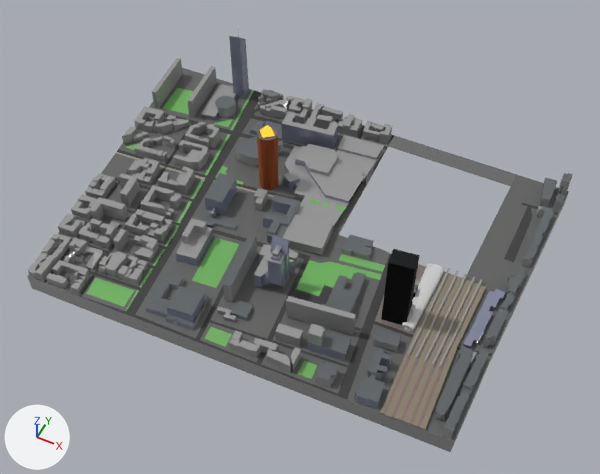
An edit to the glTF model global.glb, drawn before and after from the same camera.
One viewpoint serves both versions: a 50 mm camera at (321.0, -1282.0, 1320.0) aimed at (-197.0, -247.0, 27.0). Lighting does not change. The marker at lower left points along +X, +Y and +Z. The older version comes first. Vertices at exactly the same position are counted once.

Names of what the first picture shows: 'global'.
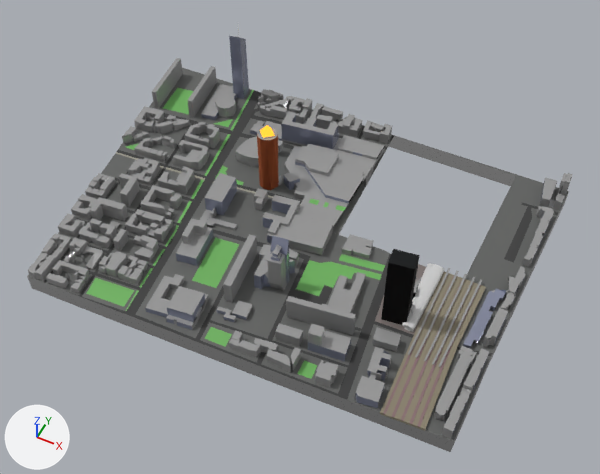
Location of each change, [x1, y1, x2, y2] in pixels of the pictures (600 x 474 px; the box of a moved part takes in the faces that stretch with it):
part 1 of me_plan_010, moved or reshaped: [52, 82, 382, 331] in both
part 2 of me_plan_010, recoloured: before [270, 283, 286, 288]; after [269, 283, 286, 290]
part 3 of me_plan_010, recoloured: [268, 257, 287, 286] in both
part 4 of me_plan_010, recoloured: [146, 96, 573, 431] in both

The change in detail:
Material 'BATIMENTS_fenetre' (mat_batiments_fenetre) is new.
Its base color is (0.363, 0.363, 0.363) (grey #a2a2a2).
Its metallic is 0.278.
Its roughness is 0.255.
me_plan_010 has 5231 vertices, 7470 faces and spans x -756.0..269.0, y -515.0..224.0, z -43.0..209.0.
me_plan_010 is used by ob_global; location (0.0, -346.0, 0.0); rotation (0.0, -3.142, 0.0), in degrees (0, -180, 0); scale (-1.0, -1.0, -1.0).
Part 1, on me_plan_010:
1 vertex is removed from x -461.0, y -197.0, z -2.0.
98 faces are deleted.
15 vertices in x -711.0..-479.0, y -194.0..-161.0, z -2.0..2.0 move by (0.0, 1.0, 0.0).
4 vertices in x -649.0..-481.0, y -195.0..-167.0, z -2.0..1.0 move by (0.0, 2.0, 0.0).
4 vertices in x -261.0..-250.0, y -223.0..-204.0, z -1.0 move by (1.0, 3.0, 0.0).
3 vertices in x -213.0..-173.0, y -6.0..41.0, z 6.0 move by (0.0, 0.0, -6.0).
18 vertices move from x -656.0..-151.0, y -278.0..42.0, z -2.0..8.0 to x -656.0..-151.0, y -278.0..42.0, z -2.0..2.0.
1 vertex is added at (-460.0, -195.0, -2.0).
4 new faces join them, mat_matériau_010 (dark blue #3f4665, glowing orange #ffa900).
29 new faces join them, mat_batiments (grey #a2a2a2).
21 new faces join them, mat_route (dark grey #3d3d3d).
7 new faces join them, mat_gazon (green #6db15c).
4 new faces join them, mat_glass_carre (grey #989db4).
33 new faces join them, mat_batiments_fenetre (grey #a2a2a2).
me_plan_010 part 2: 4 faces spanning x -199.0..-171.0, y 9.0..37.0, z 0.0..27.0 switch from mat_glass (grey #989db4) to mat_batiments (grey #a2a2a2).
me_plan_010 part 3: 10 faces spanning x -283.0..-171.0, y -40.0..94.0, z -1.0..93.0 switch from mat_glass (grey #989db4) to mat_batiments_fenetre (grey #a2a2a2).
me_plan_010 part 4: 392 faces spanning x -578.0..266.0, y -510.0..194.0, z -3.0..183.0 switch from mat_matériau_009 (grey #989da0) to mat_batiments (grey #a2a2a2).
